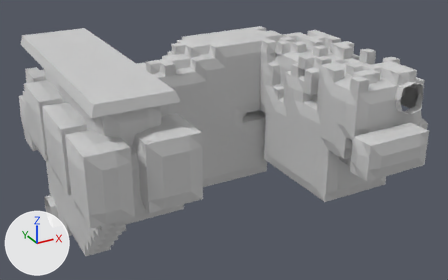
Two versions of the FBX model Assets/Resources/Instances/Meshes/NewGameGH/4th Instance.FBX, one commit apart.
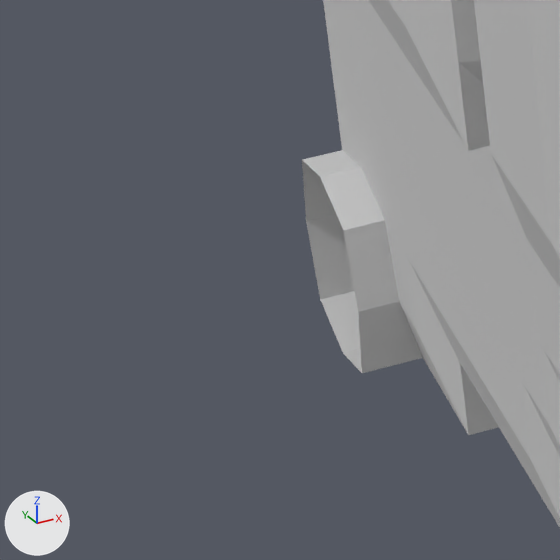
There are two pictures of each version: one whole from a 50 mm lens placed at (-38.91, -54.76, 44.99), pointed at (-15.27, -11.79, 23.5), one close up on the part from 0% to 18% of the width and 62% to 91% of the height. Every picture has the same lights, and +X, +Y and +Z are marked at lower left. Vertices at the same position are counted once.

The first close-up shows '4thInstance_Level01'.
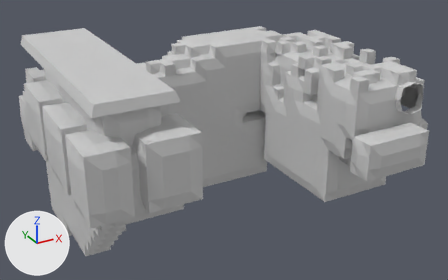
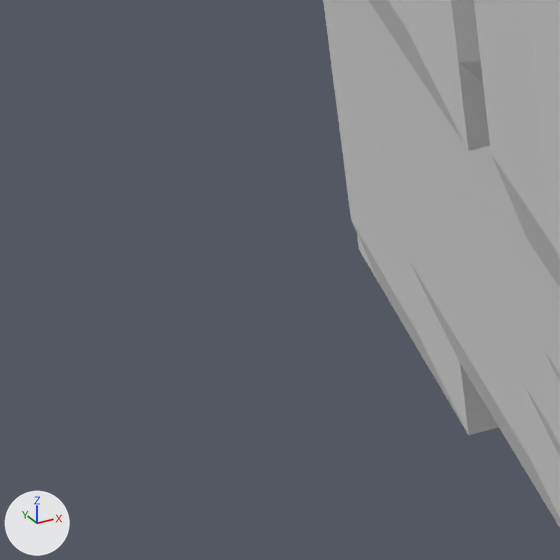
The newer file is also turned or shifted as a whole; pictures and numbers use the older file's frame.

Boxes [x1, y1, x2, y2] around the edits, measured in the close-ups (560 x 560 px):
'4thInstance_Level01', reshaped: before [302, 0, 560, 527]; after [323, 0, 560, 527]
part 1 of me_mesh, cut back: before [302, 80, 444, 393]; after [333, 80, 444, 393]

Diff of the bpy script that builds the scene:
```diff
--- a/Assets/Resources/Instances/Meshes/NewGameGH/4th Instance.FBX.py
+++ b/Assets/Resources/Instances/Meshes/NewGameGH/4th Instance.FBX.py
@@ me_mesh @@
 # used by ob_4thinstance_level01; location = (0.0, 0.0, 0.0)
-me_mesh.from_pydata(...)  # 2978 vertices, 5848 faces; spans x -30.2..0.0, y -23.2..-0.2, z 15.8..31.8
+me_mesh.from_pydata(...)  # 2970 vertices, 5840 faces; spans x -30.2..0.0, y -23.3..-0.3, z 15.8..31.8
+# me_mesh part 1
+# 8 vertices are removed from x -29.8, y -8.2..-5.8, z 16.8..19.2
+# 16 faces are deleted
+# 4 vertices move from x -29.2..-29.0, y -8.2..-5.8, z 16.8..19.2 to x -29.2..-29.0, y -8.0..-6.0, z 17.0..19.0
+# 1 vertex is added at (-29.2, -7.0, 18.0)
+# 8 new faces join them
 me_mesh.materials.append(mat_world_0ghatlas1mat)
```
